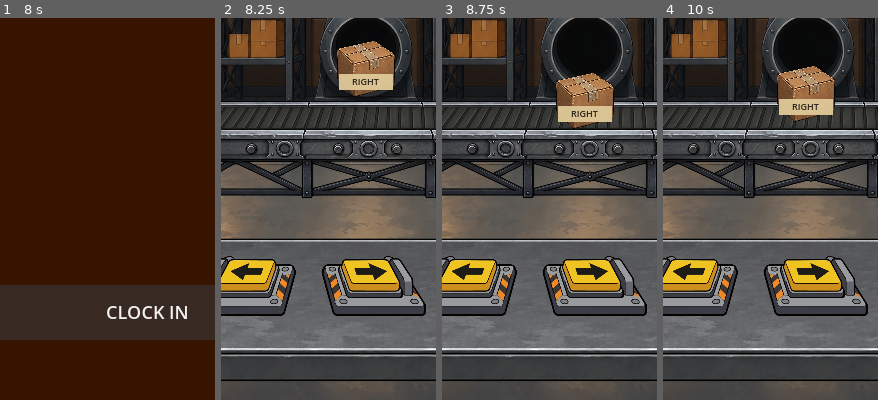
Above: before the commit, frames 1-4 (left to right).
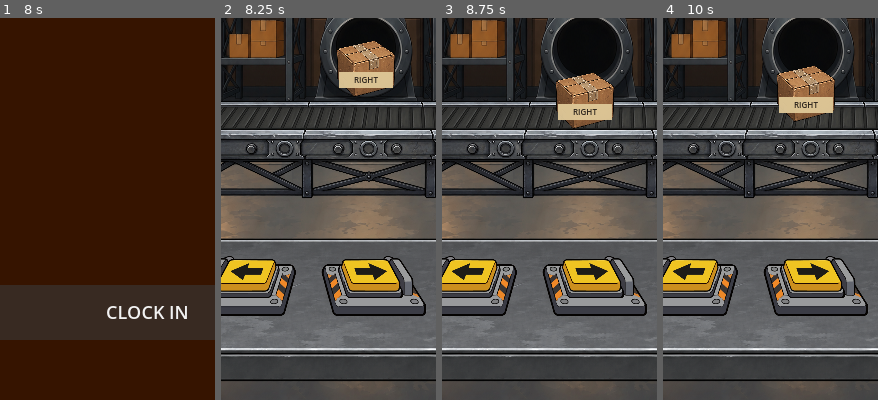
Above: after the commit, the same moments.

Repository: patrickcallahancomedy/comedian
Game: Godot game, scene res://scenes/story/opening_story.tscn
The game is run twice, just before and just after one commit, with the same random seed, the same clock (stepped at 60 frames per second) and the same inputs.
Inputs (mouse positions are % of the whole screen's width and height, from its top left):
- Up to frame 1 (8 s): click "CONTINUE" at 0.5 s; click "CONTINUE" at 1.25 s; click "CONTINUE" at 2 s; tap Enter at 2.75, 6.5 s; tap Space at 3.5, 7.25 s; click "CONTINUE" at 4.25 s; click "CONTINUE" at 5 s; click "CONTINUE" at 5.75 s
- Up to frame 2 (8.25 s): click "CLOCK IN" at 8 s
- Up to frame 3 (8.75 s): no input
- Up to frame 4 (10 s): click (22, 84) at 8.75 s
The pictures show only the part of the screen within x 16-66%, y 50-100%; the shares and areas given below are measured in that part.

Frame 1 is identical in both runs. In frame 2, 0.4% of the frame differs, in the area x 54-80%, y 14-19%; in frame 3, 0.4%; in frame 4, 0.4%.

Commit message:
Refine box destination label

Diff:
--- a/godot/scenes/boxes/boxes_module.tscn
+++ b/godot/scenes/boxes/boxes_module.tscn
@@ -140,9 +140,9 @@
 [node name="DestinationTag" type="ColorRect" parent="GameplayLayer/BoxCurrent"]
 layout_mode = 0
 offset_left = 8.0
-offset_top = 40.0
+offset_top = 38.0
 offset_right = 62.0
-offset_bottom = 56.0
+offset_bottom = 54.0
 mouse_filter = 2
 color = Color(0.87, 0.78, 0.59, 0.96)
 
@@ -155,7 +155,7 @@
 grow_vertical = 2
 mouse_filter = 2
 theme_override_colors/font_color = Color(0.16, 0.13, 0.1, 1)
-theme_override_font_sizes/font_size = 9
+theme_override_font_sizes/font_size = 8
 text = "LEFT"
 horizontal_alignment = 1
 vertical_alignment = 1
